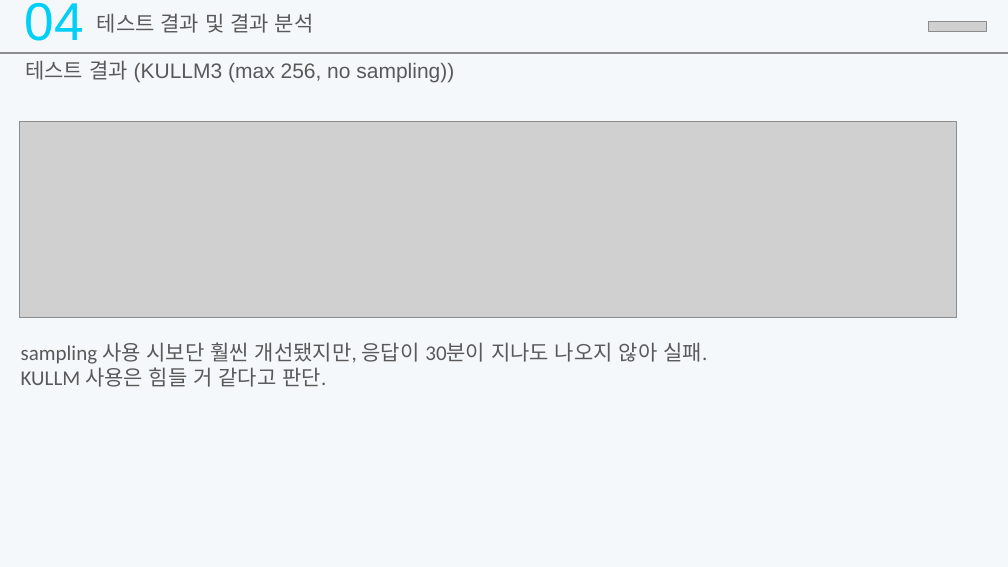
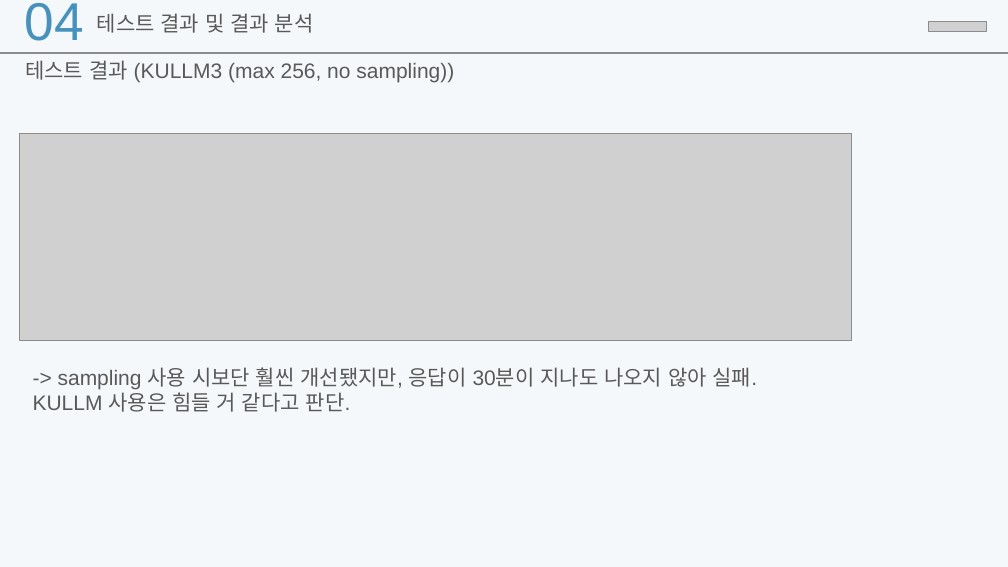
Before and after one commit to AshOne91/3rd_project, a slide deck: slide 14 of output/5조 PPT.pptx (slide 12 before the commit). Drawn at 1008x567 pixels with LibreOffice and Linux fonts; fonts in the diff are those of the drawing; grey boxes stand for pictures. Boxes give left, top, right and bottom in pixels: in the first picture for what was removed or moved away, otherwise in the second. Text is boxed around its words. In the diff, an @@ line names an element or a change of style, - is before the commit and + after.

```diff
--- a/output/5조 PPT.pptx
+++ b/output/5조 PPT.pptx
@@ text "04" at [25, 3, 84, 41]: text colour #00CFF8 to #4792BD @@
@@ picture: place and size @@
-picture at [19, 121, 957, 317]
+picture at [19, 133, 852, 340]
@@ text "-> sampling 사용 시보단 훨씬 ...": place and size @@
-text "-> sampling 사용 시보단 훨씬 ..." at [21, 342, 707, 387]
+text "-> sampling 사용 시보단 훨씬 ..." at [33, 367, 757, 412]
@@ text at [33, 389, 350, 412]: font Calibri to Arial in "KULLM 사용은 힘들 거 같다고 판단." @@
@@ text at [58, 367, 757, 389]: text changed; font Calibri to Arial @@
-sampling 사용 시보단 훨씬 개선됐지만, 응답이 30분이 지나도 나오지 않아 실패.
+-> sampling 사용 시보단 훨씬 개선됐지만, 응답이 30분이 지나도 나오지 않아 실패.
```
Also in this commit, not shown: 11 other slides changed, 9 slides added, 3 slides removed.
